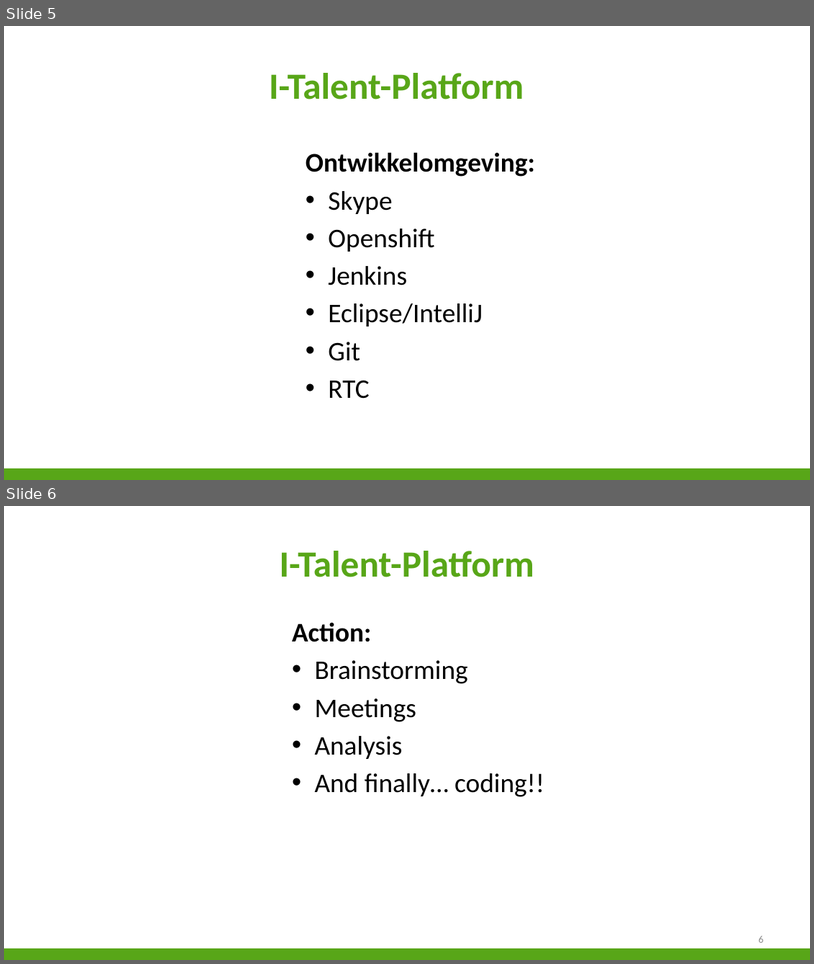
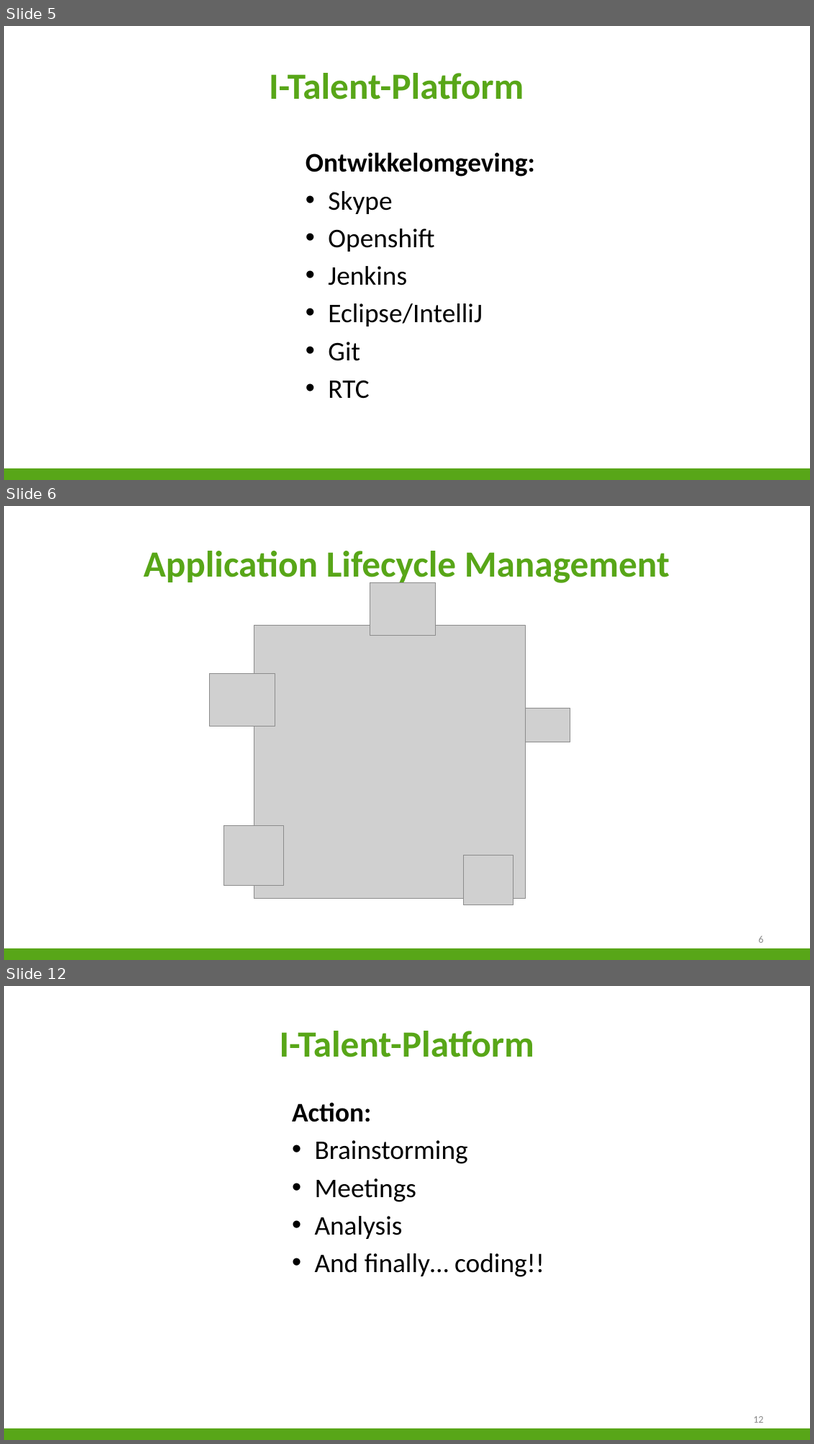
Before and after one commit to niekvandael/iTalent, a slide deck: italent/documents/Presentatie/Presentatie.pptx. Shown one above the other, each under a label of ours: slides 5 and 6 before the commit, slides 5, 6 and 12 after it; the slides between them are not shown. The pictures are 814x964 and 814x1444 pixels, drawn with LibreOffice and Linux fonts; fonts in the diff are those of the drawing; grey boxes stand for pictures; background and template pictures are left out. Boxes give left, top, right and bottom in pixels: in the first picture for what was removed or moved away, otherwise in the second. Text is boxed around its words. In the diff, an @@ line names an element or a change of style, - is before the commit and + after.

Commit message:
-  ( https://italent.cloudapp.net:9443/ccm/web/projects/iTalent#action=com.ibm.team.workitem.viewWorkItem&id= )

```diff
--- a/italent/documents/Presentatie/Presentatie.pptx
+++ b/italent/documents/Presentatie/Presentatie.pptx
@@ slide 6 added at [4,506,810,960], background #FFFFFF; not listed: 1 template element that a slide beside it also shows @@
@@ title added at [144,551,670,585], 44 pt, text #58A618, bold @@
+Application Lifecycle Management
@@ picture added at [370,583,436,636] @@
@@ picture added at [254,625,525,898] @@
@@ picture added at [210,674,275,726] @@
@@ picture added at [525,708,570,742] @@
@@ picture added at [224,826,284,885] @@
@@ picture added at [464,855,513,905] @@
@@ page number added at [759,936,764,942], 12 pt, text #898989 @@
+6
@@ what was slide 6 is now slide 12 @@
@@ page number at [754,1416,764,1422]: text changed @@
-6
+12
```
Also in this commit, not shown: 5 other slides added.
